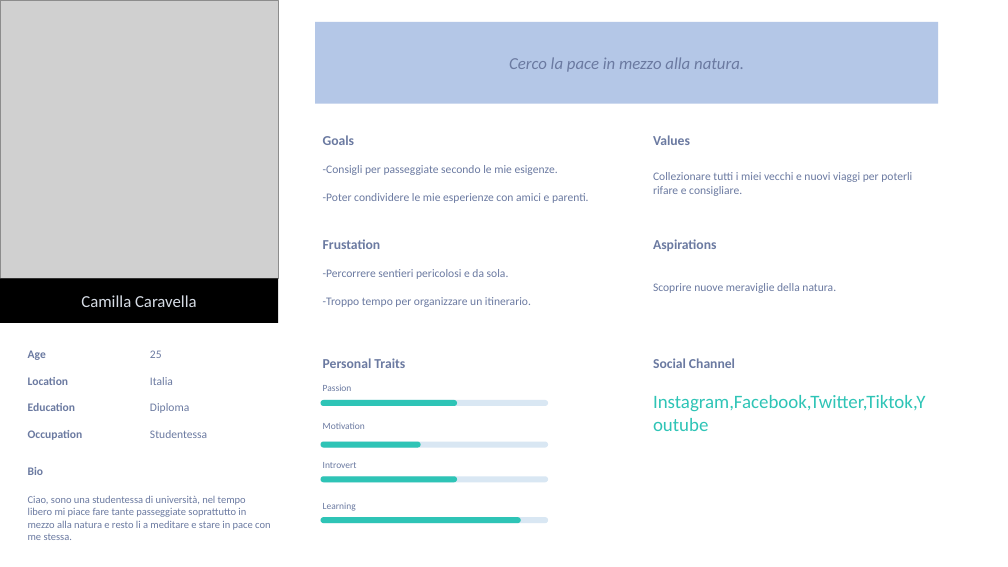
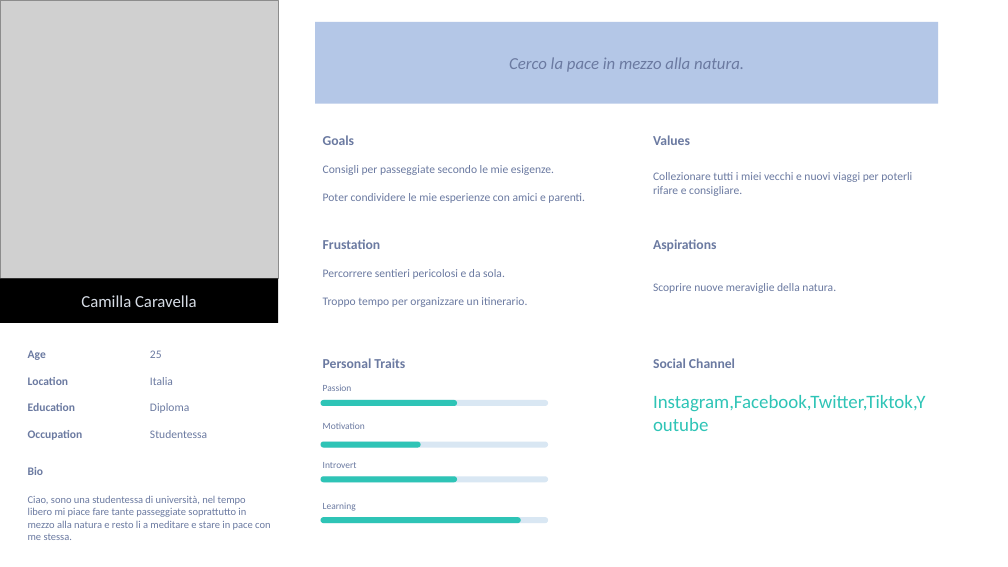
Before and after one commit to Endless077/NaTour21, a slide deck: slide 1 of Parte 1 - Documento dei Requisiti Software/F1 - Modello Funzionale/Personas/User Persona Camilla Caravella.pptx. Drawn at 1008x567 pixels with LibreOffice and Linux fonts; fonts in the diff are those of the drawing; grey boxes stand for pictures. Boxes give left, top, right and bottom in pixels: in the first picture for what was removed or moved away, otherwise in the second. Text is boxed around its words. In the diff, an @@ line names an element or a change of style, - is before the commit and + after.

```diff
--- a/Parte 1 - Documento dei Requisiti Software/F1 - Modello Funzionale/Personas/User Persona Camilla Caravella.pptx
+++ b/Parte 1 - Documento dei Requisiti Software/F1 - Modello Funzionale/Personas/User Persona Camilla Caravella.pptx
@@ text at box(323, 165, 585, 203): text changed @@
--Consigli per passeggiate secondo le mie esigenze.
--Poter condividere le mie esperienze con amici e parenti.
+Consigli per passeggiate secondo le mie esigenze.
+Poter condividere le mie esperienze con amici e parenti.
@@ text at box(323, 269, 527, 307): text changed @@
--Percorrere sentieri pericolosi e da sola.
--Troppo tempo per organizzare un itinerario.
+Percorrere sentieri pericolosi e da sola.
+Troppo tempo per organizzare un itinerario.
```
Also in this commit, not shown: 15 other files.
